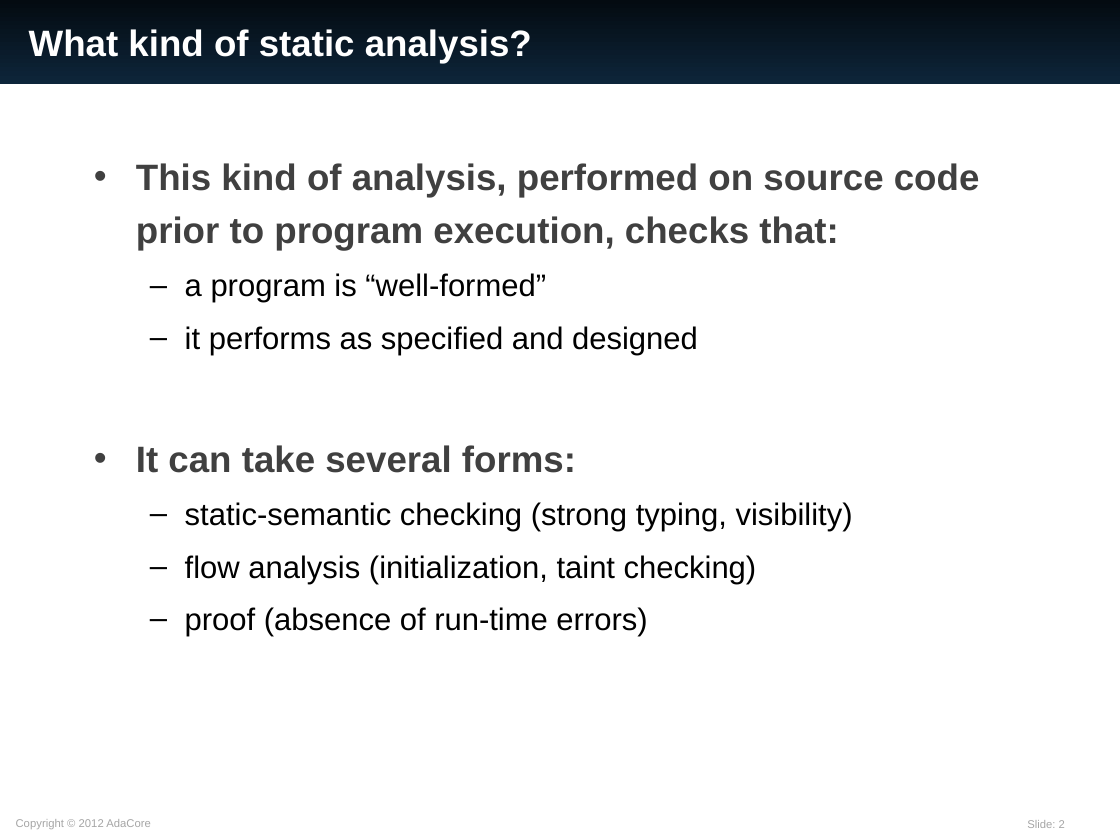
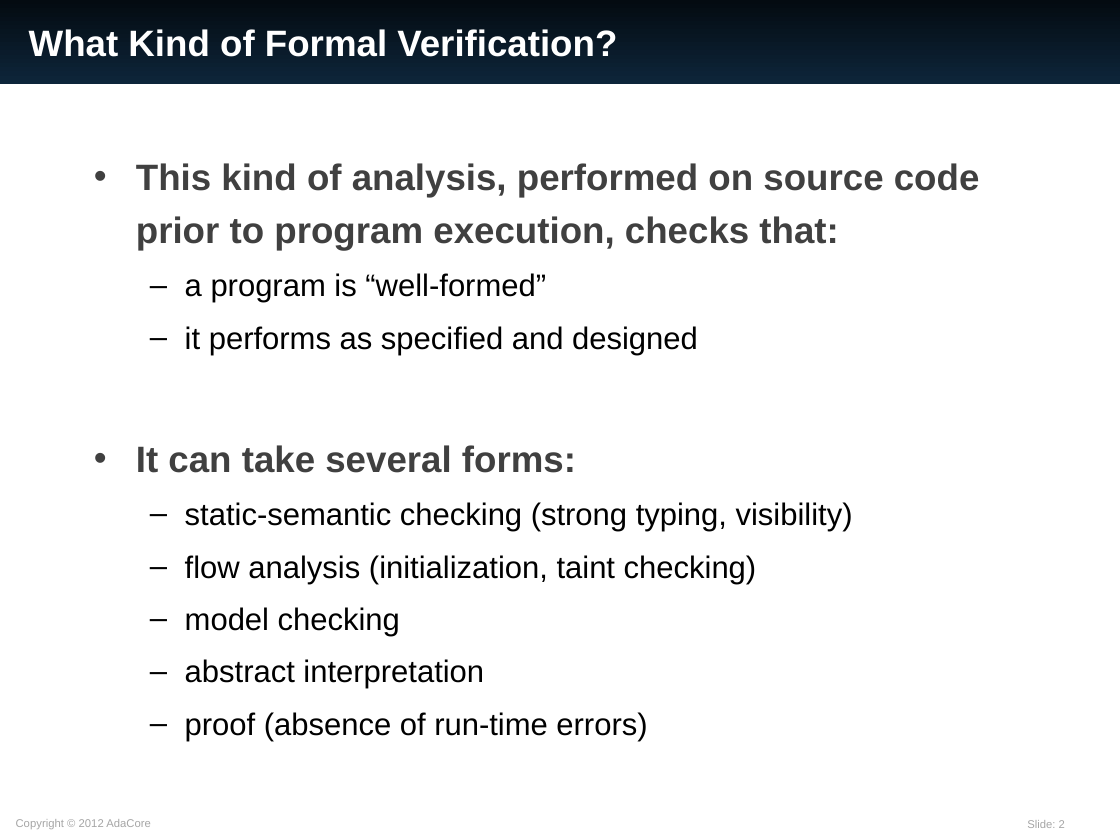
Before and after one commit to AdaCore/spark2014, a slide deck: slide 2 of slides/EASA_20160309/SPARK_2014.ppt. Drawn at 1120x840 pixels with LibreOffice and Linux fonts; fonts in the diff are those of the drawing. Boxes give left, top, right and bottom in pixels: in the first picture for what was removed or moved away, otherwise in the second. Text is boxed around its words. In the diff, an @@ line names an element or a change of style, - is before the commit and + after.

Commit message:
(no-tn-check) Update slides

```diff
--- a/slides/EASA_20160309/SPARK_2014.ppt
+++ b/slides/EASA_20160309/SPARK_2014.ppt
@@ title at [29, 29, 617, 57]: text changed @@
-What kind of static analysis?
+What Kind of Formal Verification?
@@ text at [185, 607, 484, 689]: paragraphs added @@
+  – model checking
+  – abstract interpretation
```
Also in this commit, not shown: 9 other slides changed, 3 slides added.
